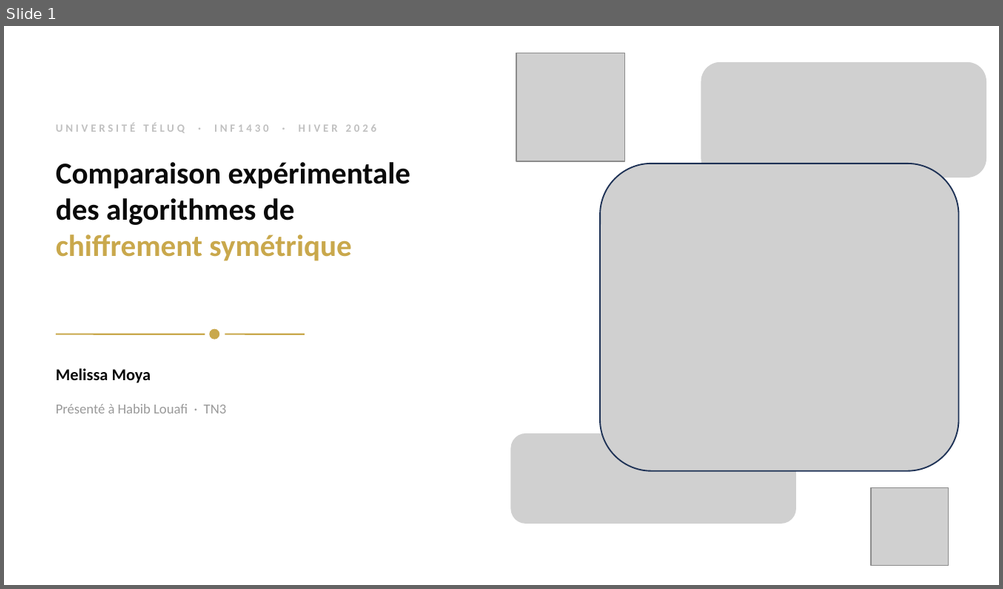
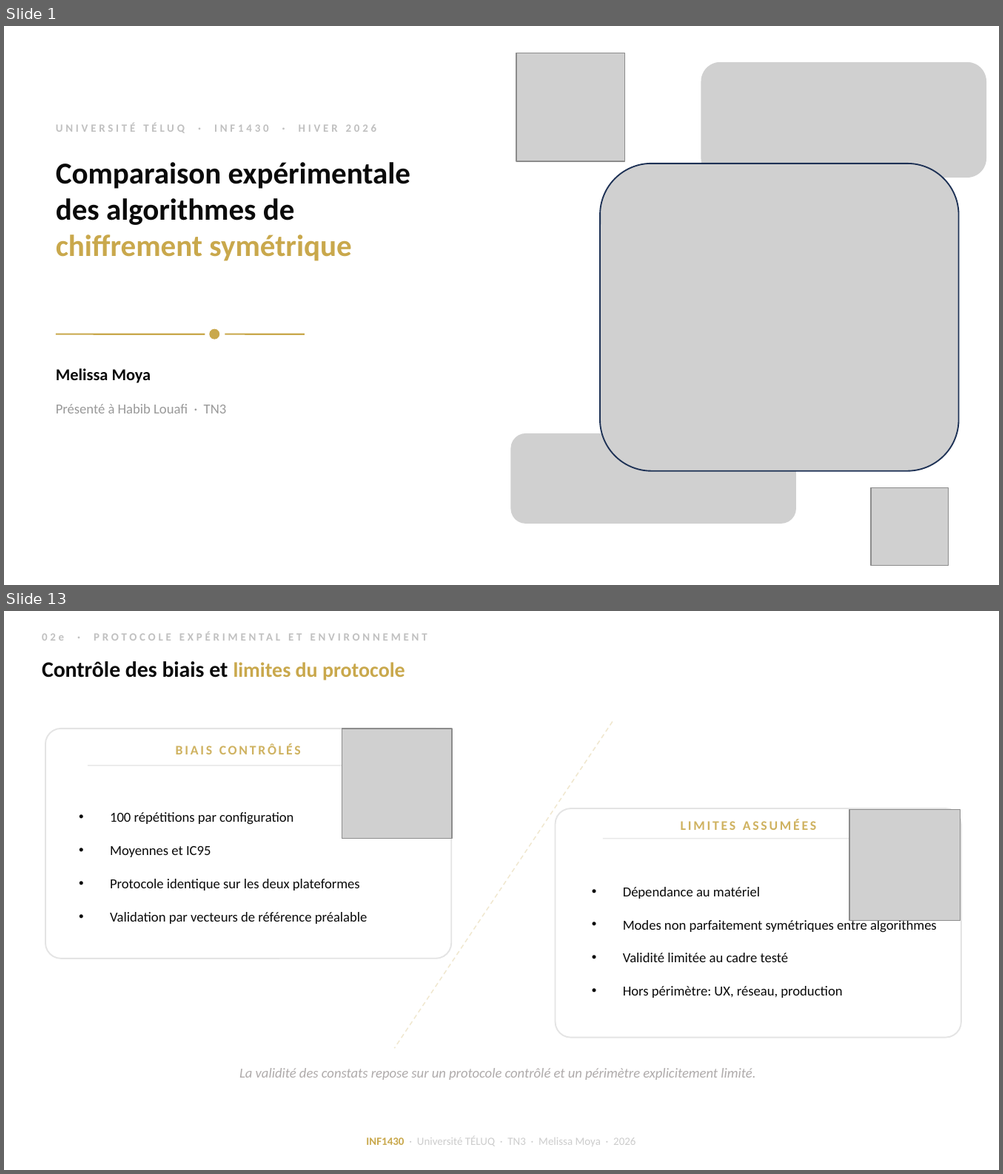
Before and after one commit to moyamelissa/INF1430-Comparaison-Chiffrement-Symetrique, a slide deck: docs/02-deliverables/INF1430_TN3_Melissa_Moya.pptx. Shown one above the other, each under a label of ours: slide 1 before the commit, slides 1 and 13 after it; the slides between them are not shown. The pictures are 1003x589 and 1003x1174 pixels, drawn with LibreOffice and Linux fonts; fonts in the diff are those of the drawing; grey boxes stand for pictures. Boxes give left, top, right and bottom in pixels: in the first picture for what was removed or moved away, otherwise in the second. Text is boxed around its words. In the diff, an @@ line names an element or a change of style, - is before the commit and + after.

```diff
--- a/docs/02-deliverables/INF1430_TN3_Melissa_Moya.pptx
+++ b/docs/02-deliverables/INF1430_TN3_Melissa_Moya.pptx
@@ slide 13 added at (4,611,999,1170), background #FFFFFF @@
@@ text added at (42,633,64,641), 8 pt, text #C0C0C0, bold @@
+02e · PROTOCOLE EXPÉRIMENTAL ET ENVIRONNEMENT
@@ text added at (42,661,405,681), 16 pt, text #0A0A0A, bold @@
+Contrôle des biais et limites du protocole
@@ line added from (613, 721) to (394, 1048), #CFB260 0.8 pt dashed @@
@@ rounded rectangle added at (45,729,452,958), fill #FFFFFF, outline #E4E4E4 1 pt @@
@@ text added at (176,743,301,755), 9.5 pt, text #CFB260, bold @@
+BIAIS CONTRÔLÉS
@@ picture added at (342,729,452,839) @@
@@ line added from (88, 765) to (390, 765), #E8E8E8 0.8 pt @@
@@ rounded rectangle added at (555,809,961,1038), fill #FFFFFF, outline #E4E4E4 1 pt @@
@@ picture added at (849,810,960,920) @@
@@ text added at (110,812,367,924), 10 pt, text #0A0A0A @@
+• 100 répétitions par configuration
+• Moyennes et IC95
+• Protocole identique sur les deux plateformes
+• Validation par vecteurs de référence préalable
@@ text added at (680,819,816,830), 9.5 pt, text #CFB260, bold @@
+LIMITES ASSUMÉES
@@ line added from (603, 839) to (905, 839), #E8E8E8 0.8 pt @@
@@ text added at (623,887,936,998), 10 pt, text #0A0A0A @@
+• Dépendance au matériel
+• Modes non parfaitement symétriques entre algorithmes
+• Validité limitée au cadre testé
+• Hors périmètre: UX, réseau, production
@@ text added at (239,1068,755,1080), 10 pt, text #AFABAB, italic @@
+La validité des constats repose sur un protocole contrôlé et un périmètre explicitement limité.
@@ text added at (366,1136,635,1147), 8 pt, text #CCCCCC @@
+INF1430 · Université TÉLUQ · TN3 · Melissa Moya · 2026
```
Also in this commit, not shown: 14 slides changed, 14 other slides added, 8 slides removed, 13 other files.
